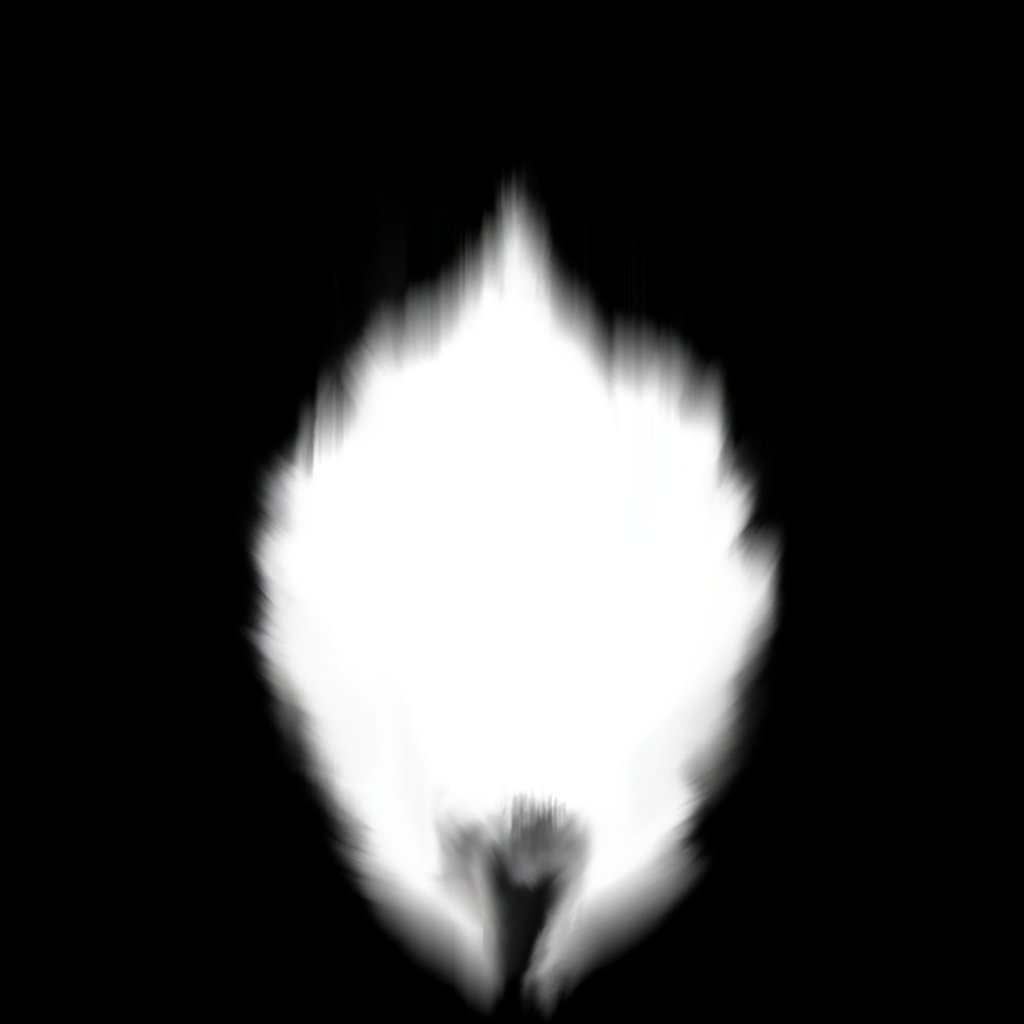
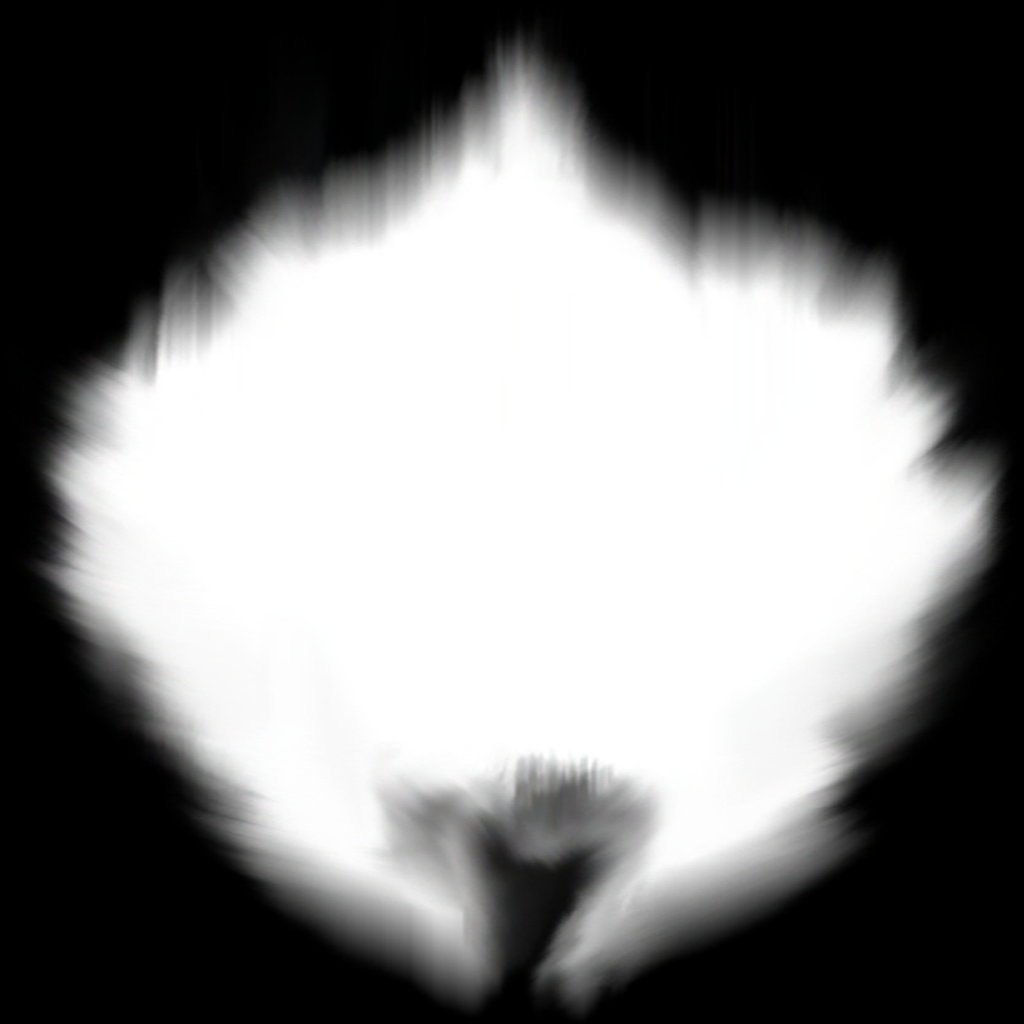
Layers edited between the first and the second 1024×1024 image:
painted on "Layer 1" over [17, 9, 1018, 1023]
